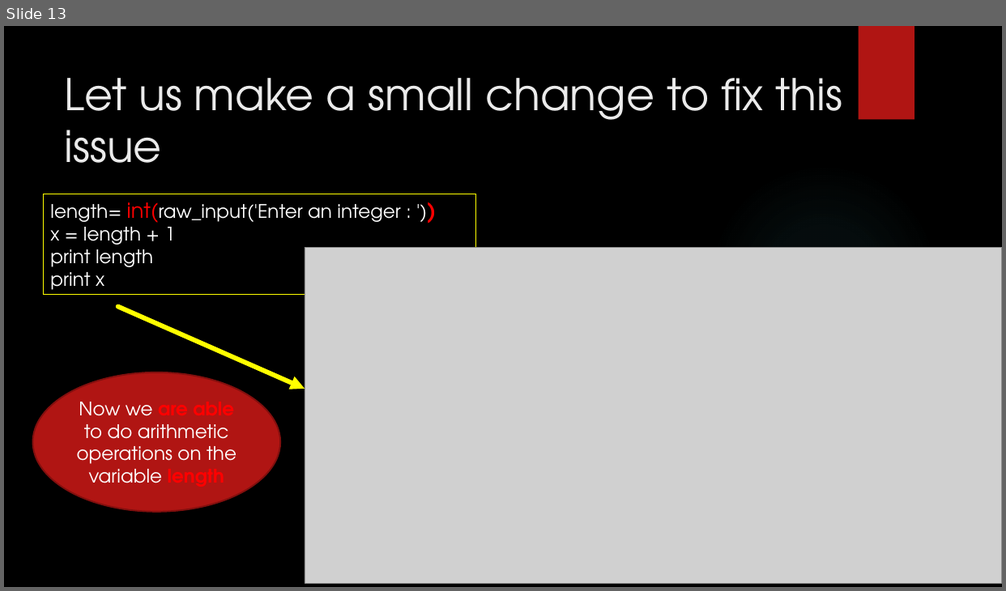
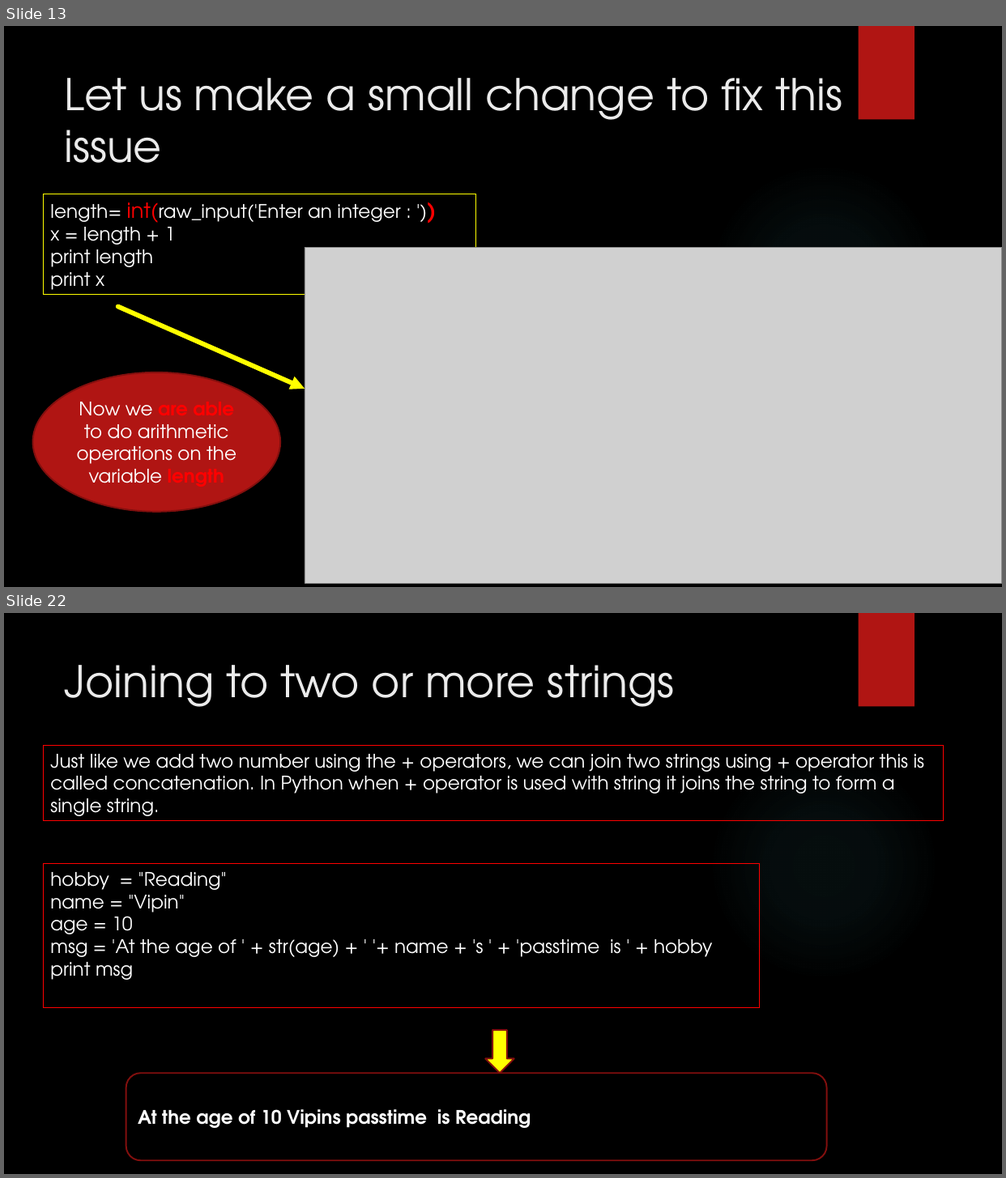
Before and after one commit to girishsukukumar/python, a slide deck: 2. Python.pptx. Shown one above the other, each under a label of ours: slide 13 before the commit, slides 13 and 22 after it; the slides between them are not shown. The pictures are 1006x591 and 1006x1178 pixels, drawn with LibreOffice and Linux fonts; fonts in the diff are those of the drawing; grey boxes stand for pictures; background and template pictures are left out. Boxes give left, top, right and bottom in pixels: in the first picture for what was removed or moved away, otherwise in the second. Text is boxed around its words. In the diff, an @@ line names an element or a change of style, - is before the commit and + after.

```diff
--- a/2. Python.pptx
+++ b/2. Python.pptx
@@ slide 22 added at (4,613,1002,1174), background picture (left out); not listed: 2 template elements that a slide beside it also shows @@
@@ title added at (65,665,675,707), 42 pt, text #EBEBEB @@
+Joining to two or more strings
@@ rectangle added at (43,746,944,821), outline #FF0000 0.75 pt, 18 pt, text #FFFFFF @@
+Just like we add two number using the + operators, we can join two strings using + operator this is called concatenation. In Python when + operator is used with string it joins the string to form a single string.
@@ rectangle added at (43,864,760,1007), outline #FF0000 0.75 pt, 18 pt, text #FFFFFF @@
+hobby = "Reading"
+name = "Vipin"
+age = 10
+msg = 'At the age of ' + str(age) + ' '+ name + 's ' + 'passtime is ' + hobby
+print msg
@@ down arrow added at (485,1031,513,1073), fill #FFFF00, outline #82100E 1.5 pt @@
@@ rounded rectangle added at (126,1073,827,1161), fill #000000, outline #82100E 1.5 pt, 18 pt, text #FFFFFF, bold @@
+At the age of 10 Vipins passtime is Reading
```
Also in this commit, not shown: 10 other slides added, 1 other file.
